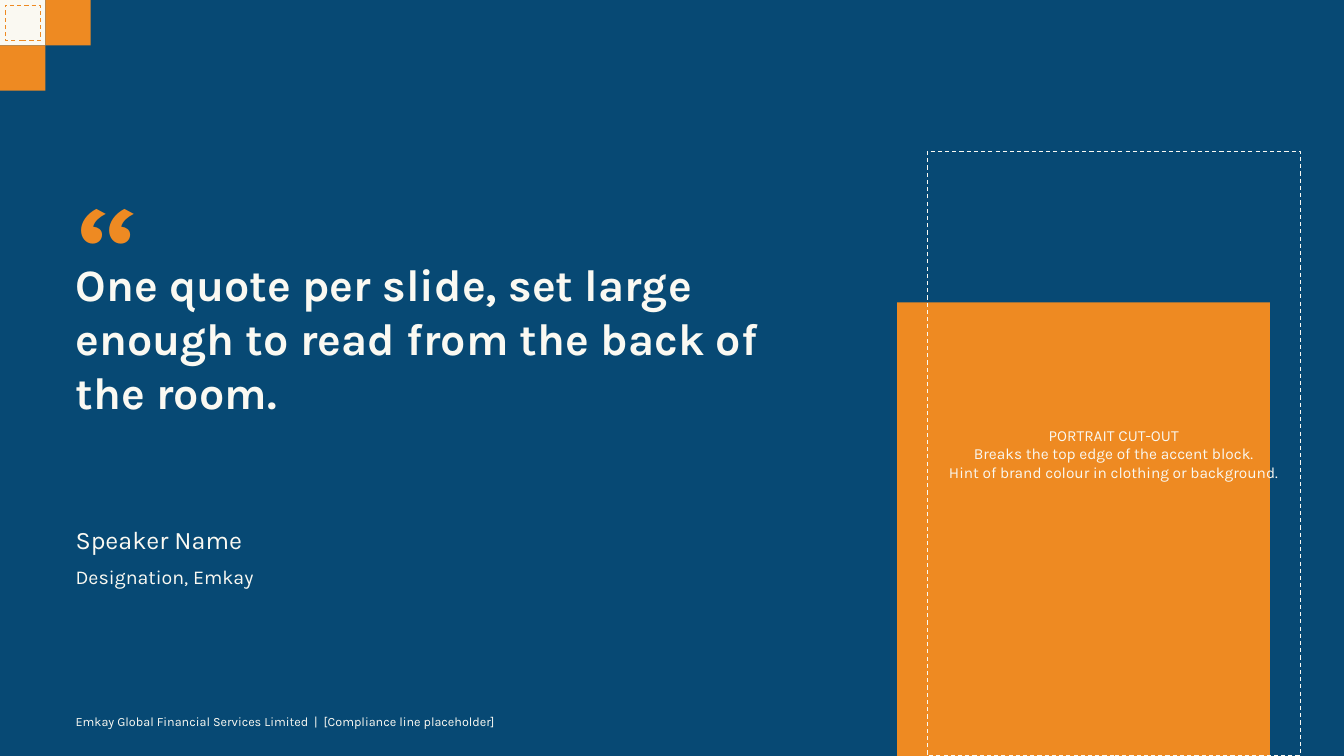
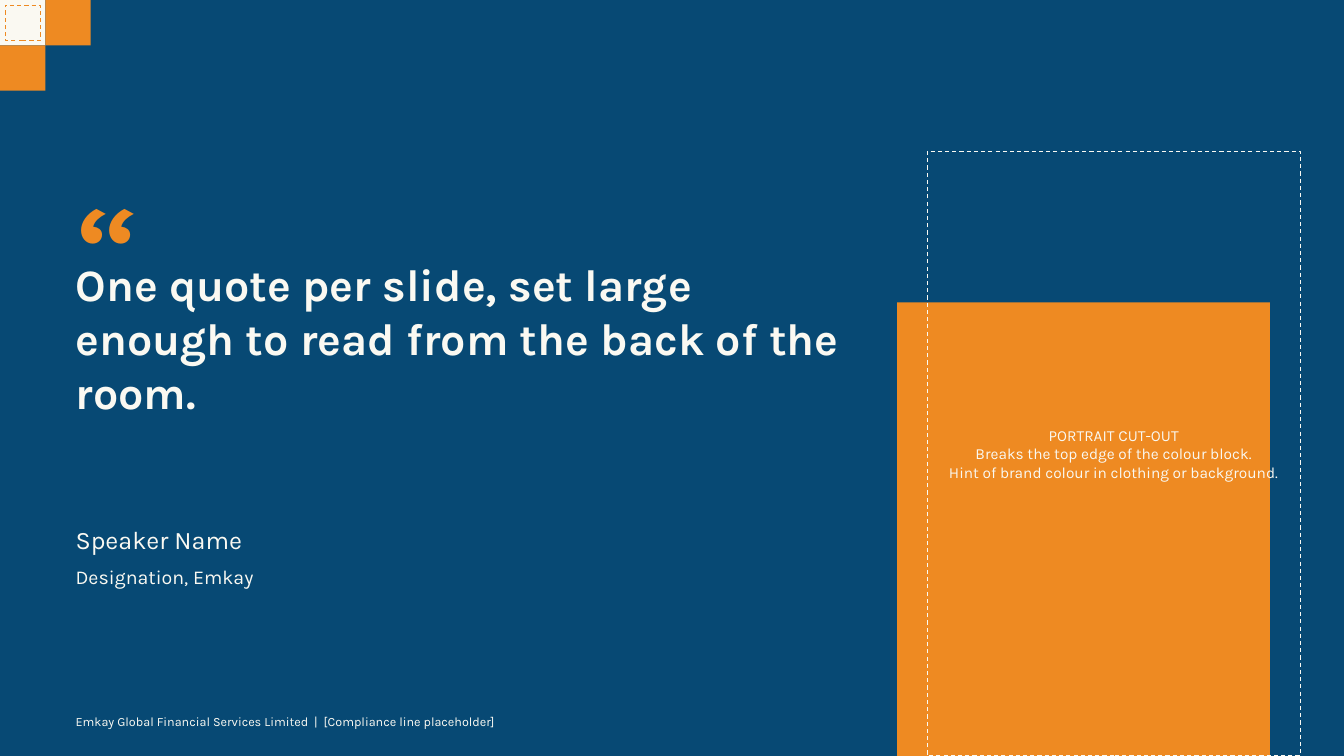
Before and after one commit to soumyakarwa/emkay-ppt-templates, a slide deck: slide 11 of Emkay_Master_Template.pptx. Drawn at 1344x756 pixels with LibreOffice and Linux fonts; fonts in the diff are those of the drawing. Boxes give left, top, right and bottom in pixels: in the first picture for what was removed or moved away, otherwise in the second. Text is boxed around its words. In the diff, an @@ line names an element or a change of style, - is before the commit and + after.

```diff
--- a/Emkay_Master_Template.pptx
+++ b/Emkay_Master_Template.pptx
@@ text "One quote per slide, set ..." rewrapped from [76, 269, 758, 410] to [76, 269, 838, 410] @@
@@ text in rectangle at [975, 448, 1251, 463]: text changed @@
-Breaks the top edge of the accent block.
+Breaks the top edge of the colour block.
```
Also in this commit, not shown: 6 other slides changed, 6 other files.
